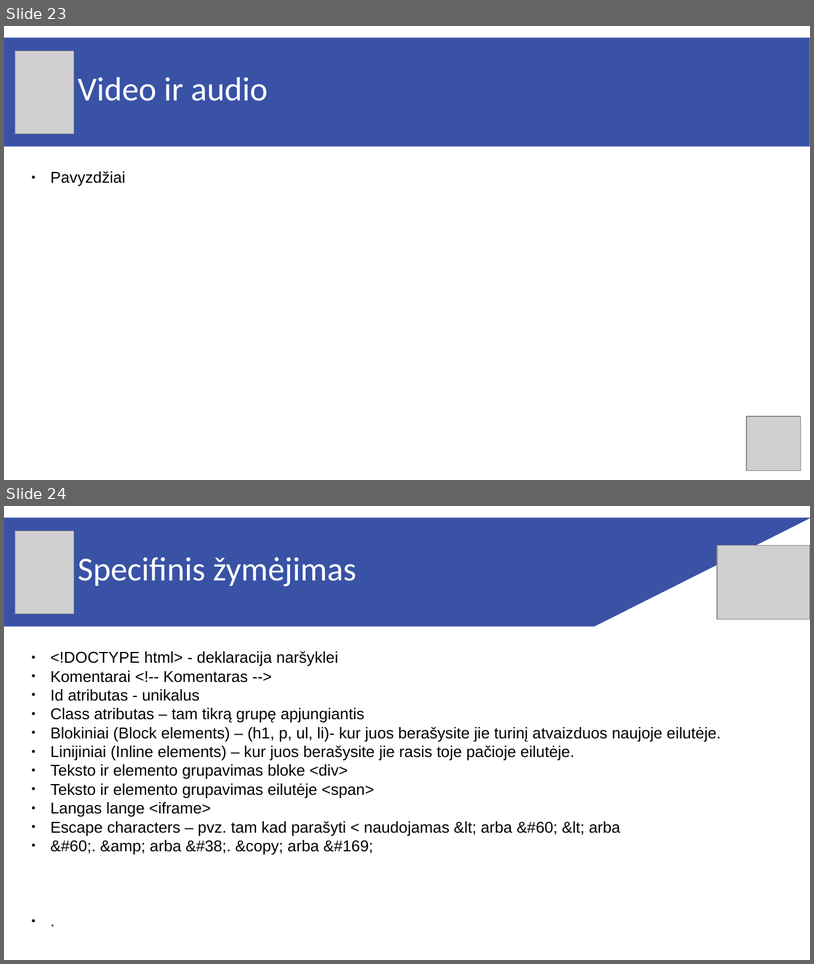
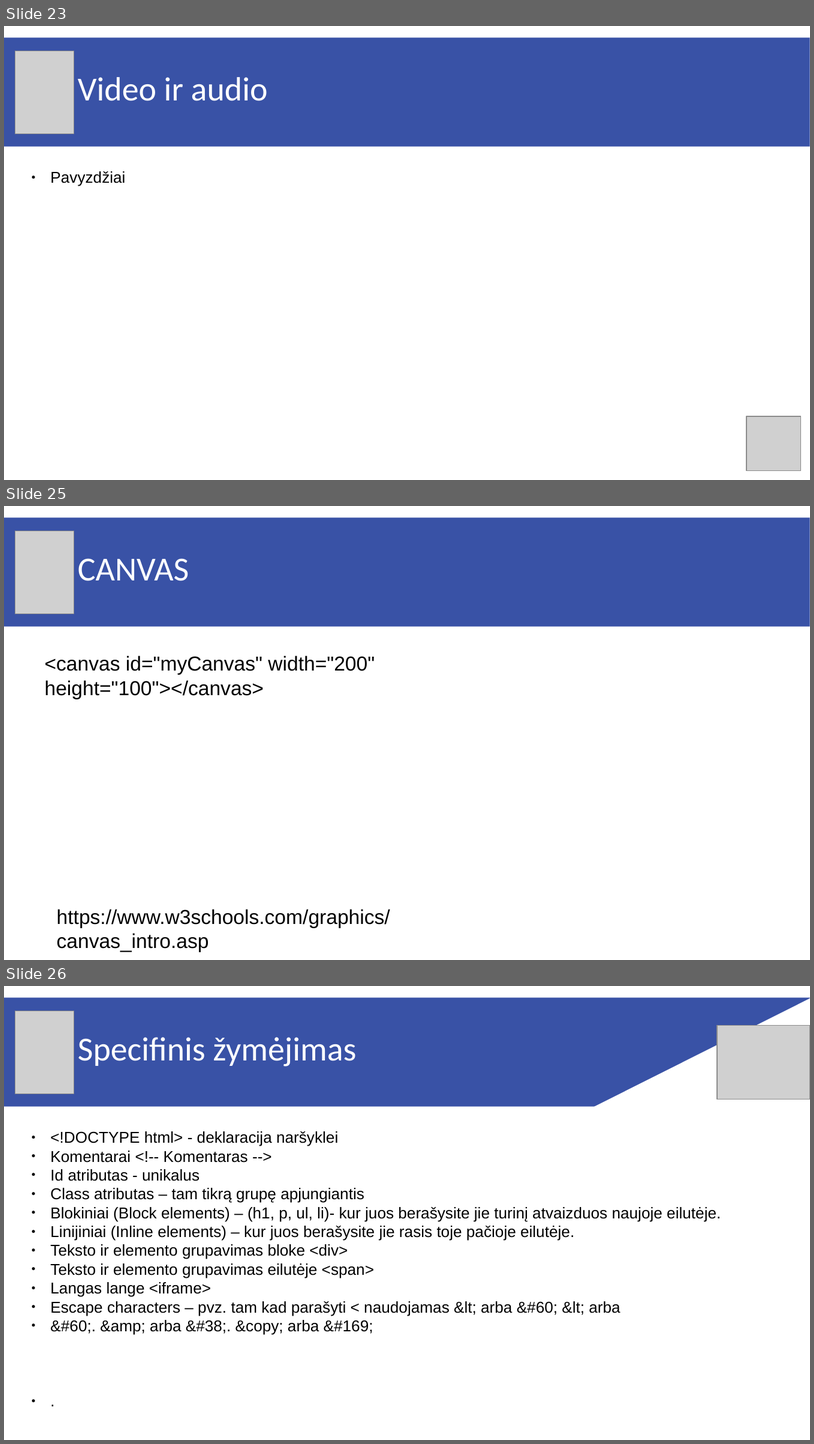
Before and after one commit to zigmantasvcs/js-php, a slide deck: 01_HTML.odp. Shown one above the other, each under a label of ours: slides 23 and 24 before the commit, slides 23, 25 and 26 after it; the slides between them are not shown. The pictures are 814x964 and 814x1444 pixels, drawn with LibreOffice and Linux fonts; fonts in the diff are those of the drawing; grey boxes stand for pictures. Boxes give left, top, right and bottom in pixels: in the first picture for what was removed or moved away, otherwise in the second. Text is boxed around its words. In the diff, an @@ line names an element or a change of style, - is before the commit and + after.

```diff
--- a/01_HTML.odp
+++ b/01_HTML.odp
@@ slide 25 added at (x1=4, y1=506, x2=810, y2=960), background #FFFFFF; not listed: 1 template element that a slide beside it also shows @@
@@ picture added at (x1=15, y1=531, x2=74, y2=614) @@
@@ title added at (x1=78, y1=558, x2=189, y2=581), 30 pt, text #FFFFFF @@
+CANVAS
@@ text added at (x1=45, y1=655, x2=375, y2=699), 18 pt, text #000000 @@
+<canvas id="myCanvas" width="200" height="100"></canvas>
@@ text added at (x1=57, y1=909, x2=390, y2=951), 18 pt, text #000000 @@
+https://www.w3schools.com/graphics/canvas_intro.asp
@@ what was slide 24 is now slide 26 @@
```
Also in this commit, not shown: 1 other slide added, 1 other file.
